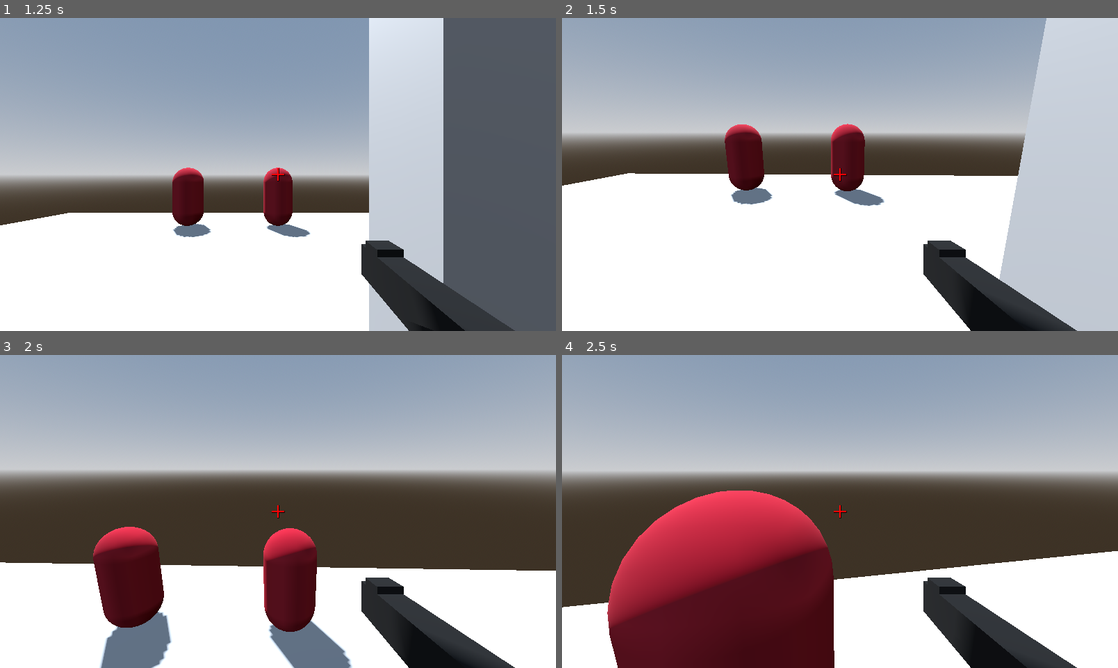
Above: before the commit, frames 1-4 (two rows, left to right).
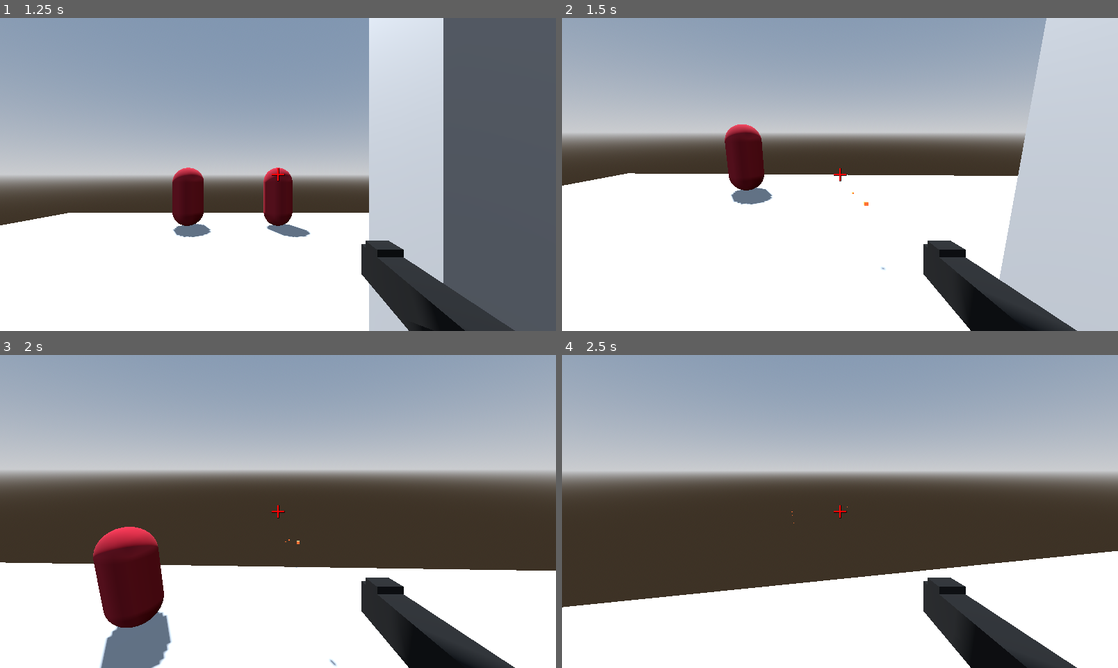
Above: after the commit, the same moments.

Repository: Redii9/Projekt_Gra_FPS
Game: Godot game, scene res://Scenes/menu.tscn
The game is run twice, just before and just after one commit, with the same random seed, the same clock (stepped at 60 frames per second) and the same inputs.
Inputs (mouse positions are in pixels of both pictures, inside the frame that each line leads up to):
- Up to frame 1 (1.25 s): click "Start Game" at 0.5 s
- Up to frame 2 (1.5 s): tap Enter at 1.25 s; move the mouse to (834, 180) at 1.27 s; press the mouse at (834, 180) at 1.28 s; hold W (forward) from 1.28 s (still down)
- Up to frame 3 (2 s): keep holding W (forward); tap Space (jump) at 1.52 s
- Up to frame 4 (2.5 s): keep holding W (forward); move the mouse to (878, 514) at 2.02 s; release the mouse at (878, 514) at 2.03 s; click (878, 514) at 2.1 s; tap Space (jump) at 2.27 s

Frame 1 is identical in both runs. In frame 2, 1.4% of the frame differs, in the area x 48-59%, y 33-81%; in frame 3, 4.2%; in frame 4, 20%, in the area x 8-52%, y 43-100%.

Commit message:
Dodano mechanike usuwania pocisków

Diff:
--- a/Scenes/bullet.tscn
+++ b/Scenes/bullet.tscn
@@ -22,3 +22,10 @@
 
 [node name="RayCast3D" type="RayCast3D" parent="."]
 target_position = Vector3(0, 0, 1)
+
+[node name="Timer" type="Timer" parent="."]
+wait_time = 3.0
+one_shot = true
+autostart = true
+
+[connection signal="timeout" from="Timer" to="." method="_on_timer_timeout"]
--- a/Scenes/gun.tscn
+++ b/Scenes/gun.tscn
@@ -20,4 +20,5 @@
 mesh = SubResource("BoxMesh_nxj5y")
 
 [node name="RayCast3D" type="RayCast3D" parent="."]
+transform = Transform3D(1, 0, 0, 0, 1, 0, 0, 0, 1, 0, 0, -0.35)
 target_position = Vector3(0, 0, 1)
--- a/Scenes/player.tscn
+++ b/Scenes/player.tscn
@@ -9,7 +9,7 @@
 
 [sub_resource type="CapsuleShape3D" id="CapsuleShape3D_v0iea"]
 
-[node name="Player" type="CharacterBody3D"]
+[node name="Player" type="CharacterBody3D" groups=["player"]]
 script = ExtResource("1_v0iea")
 
 [node name="MeshInstance3D" type="MeshInstance3D" parent="."]
--- a/Scripts/bullet.gd
+++ b/Scripts/bullet.gd
@@ -1,9 +1,18 @@
 extends Node3D
 
-var SPEED = 100.0
+var SPEED = 30.0
 
 @export var bullet: MeshInstance3D
 @export var raycast: RayCast3D
 
 func _process(delta: float) -> void:
 	position += transform.basis * Vector3(0, 0, -SPEED) * delta
+	if raycast.is_colliding():
+		var collider = raycast.get_collider()
+		if !collider.is_in_group("player"):
+			bullet.visible = false
+			queue_free()
+
+
+func _on_timer_timeout() -> void:
+	queue_free()
--- a/Scripts/player.gd
+++ b/Scripts/player.gd
@@ -6,7 +6,7 @@
 @export var mouse_sensitivity: float = 0.002
 
 @export var damage: int = 10
-@export var fire_rate: float = 0.5
+@export var fire_rate: float = 0.1
 @export var max_distance: float = 100.0
 
 var can_shoot: bool = true
@@ -30,7 +30,7 @@
 func _physics_process(delta):
 	movement(delta)
 
-	if Input.is_action_just_pressed("shoot") and can_shoot:
+	if Input.is_action_pressed("shoot") and can_shoot:
 		shoot()
 		shoot_bullet()
 
--- a/project.godot
+++ b/project.godot
@@ -34,6 +34,7 @@
 [global_group]
 
 enemy=""
+player=""
 
 [gui]
 
